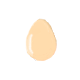
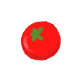
Revision of a layered 80 x 80 image; what changed, layer by layer:
showed "tomatobutton", painted on it over bbox(20, 19, 61, 61)
hid "eggbutton" over bbox(25, 18, 57, 61)
